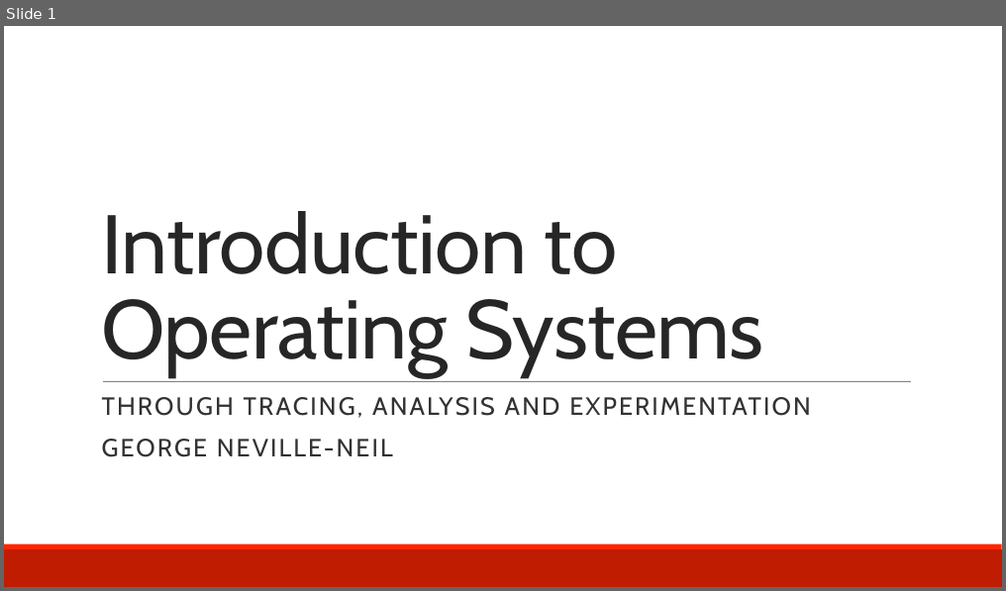
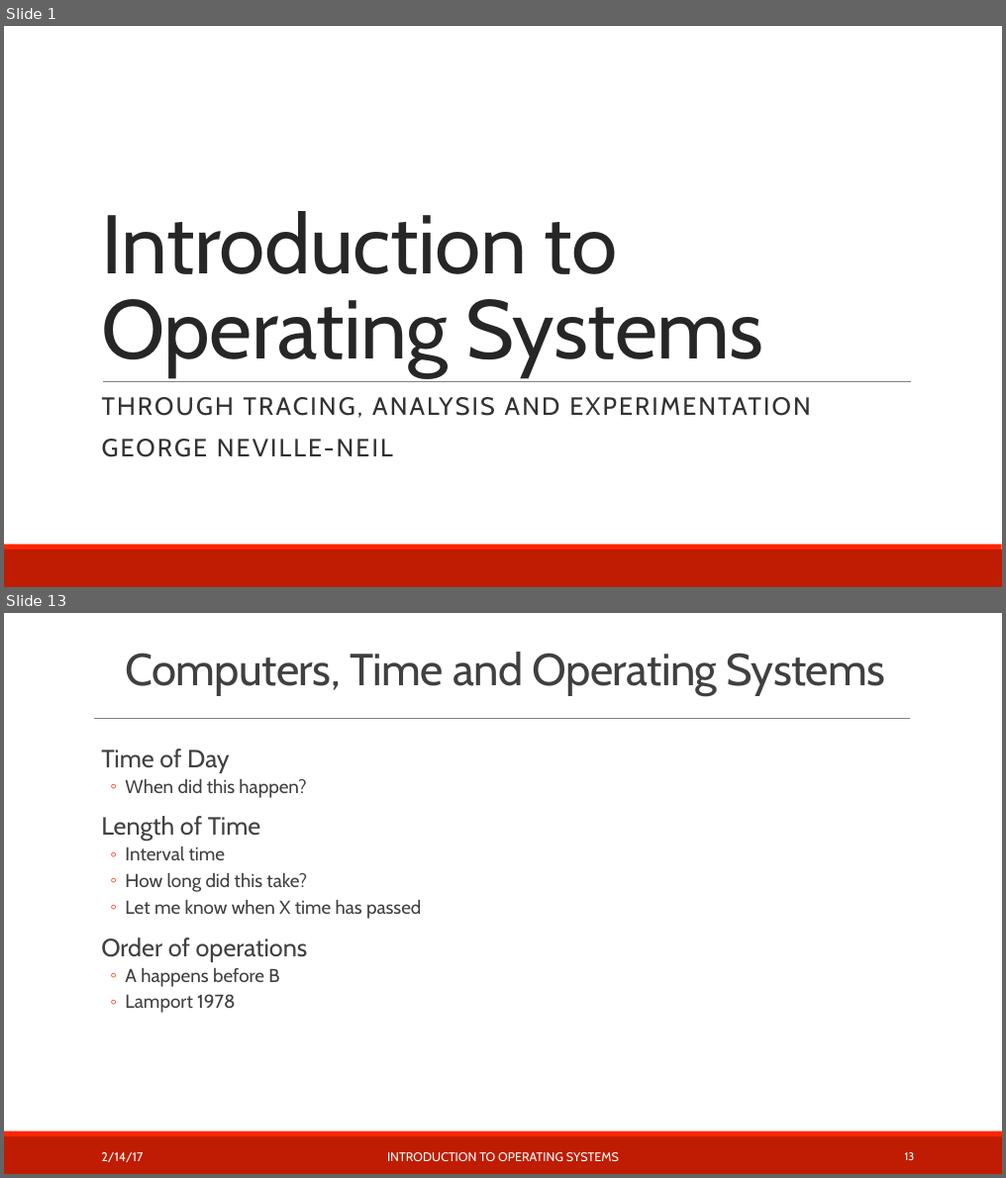
Before and after one commit to teachbsd/course, a slide deck: undergraduate/lectures/kernel-services.pptx. Shown one above the other, each under a label of ours: slide 1 before the commit, slides 1 and 13 after it; the slides between them are not shown. The pictures are 1006x591 and 1006x1178 pixels, drawn with LibreOffice and Linux fonts; fonts in the diff are those of the drawing; background and template pictures are left out. Boxes give left, top, right and bottom in pixels: in the first picture for what was removed or moved away, otherwise in the second. Text is boxed around its words. In the diff, an @@ line names an element or a change of style, - is before the commit and + after.

Commit message:
Flesh out with discussions of:
Timekeeping and clocks
Resource tracking and limiting
System processes

```diff
--- a/undergraduate/lectures/kernel-services.pptx
+++ b/undergraduate/lectures/kernel-services.pptx
@@ slide 13 added at <box>4,613,1002,1174</box>, background #FFFFFF; not listed: 2 template elements that a slide beside it also shows @@
@@ title added at <box>125,652,886,696</box>, 43.2 pt, text #404040 @@
+Computers, Time and Operating Systems
@@ line added from (94, 718) to (910, 718), #808080 0.5 pt @@
@@ text added at <box>101,749,421,1013</box>, 18 pt, text #404040 @@
+  Time of Day
+  ◦ When did this happen?
+  Length of Time
+  ◦ Interval time
+  ◦ How long did this take?
+  ◦ Let me know when X time has passed
+  Order of operations
+  ◦ A happens before B
+  ◦ Lamport 1978
@@ text added at <box>101,1153,143,1162</box>, 12 pt, text #FFFFFF @@
+2/14/17
@@ text added at <box>387,1153,619,1161</box>, 12 pt, text #FFFFFF @@
+INTRODUCTION TO OPERATING SYSTEMS
@@ page number added at <box>905,1153,915,1160</box>, 10.5 pt, text #FFFFFF @@
+13
```
Also in this commit, not shown: 12 slides changed, 10 other slides added.
